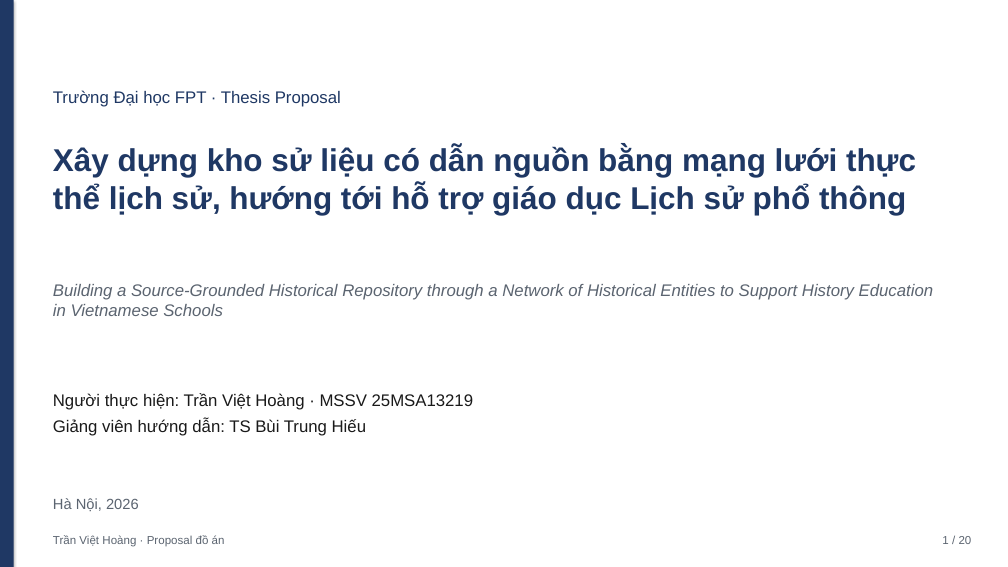
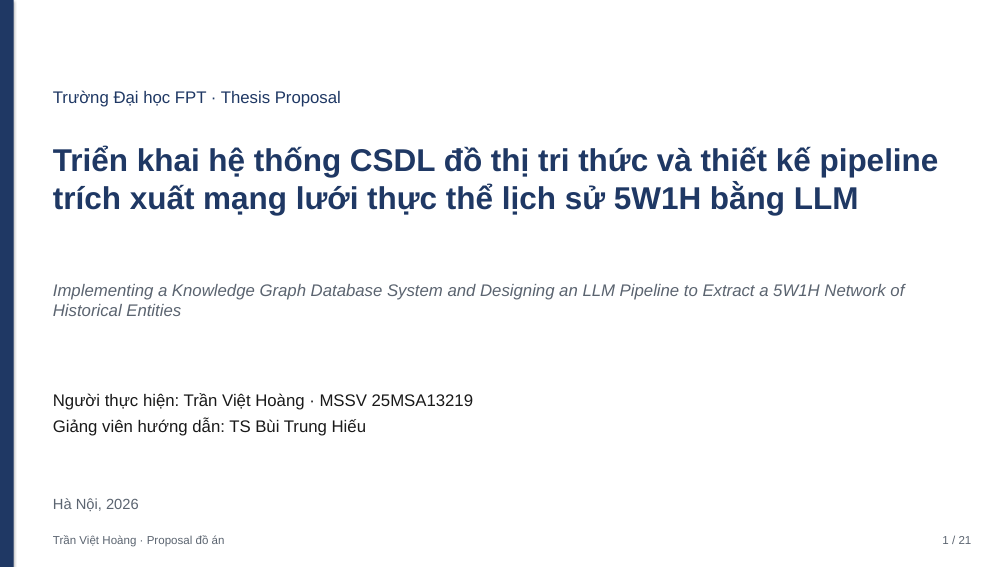
Before and after one commit to quac17/History-graph-db, a slide deck: slide 1 of Do An/slide-bao-cao-proposal.pptx. Drawn at 1008x567 pixels with LibreOffice and Linux fonts; fonts in the diff are those of the drawing. Boxes give left, top, right and bottom in pixels: in the first picture for what was removed or moved away, otherwise in the second. Text is boxed around its words. In the diff, an @@ line names an element or a change of style, - is before the commit and + after.

```diff
--- a/Do An/slide-bao-cao-proposal.pptx
+++ b/Do An/slide-bao-cao-proposal.pptx
@@ text at <box>53,146,939,215</box>: text changed @@
-Xây dựng kho sử liệu có dẫn nguồn bằng mạng lưới thực thể lịch sử, hướng tới hỗ trợ giáo dục Lịch sử phổ thông
+Triển khai hệ thống CSDL đồ thị tri thức và thiết kế pipeline trích xuất mạng lưới thực thể lịch sử 5W1H bằng LLM
@@ text at <box>53,284,904,316</box>: text changed @@
-Building a Source-Grounded Historical Repository through a Network of Historical Entities to Support History Education in Vietnamese Schools
+Implementing a Knowledge Graph Database System and Designing an LLM Pipeline to Extract a 5W1H Network of Historical Entities
@@ text at <box>942,536,972,544</box>: text changed @@
-1 / 20
+1 / 21
```
Also in this commit, not shown: 19 other slides changed, 1 slide added, 16 other files.
